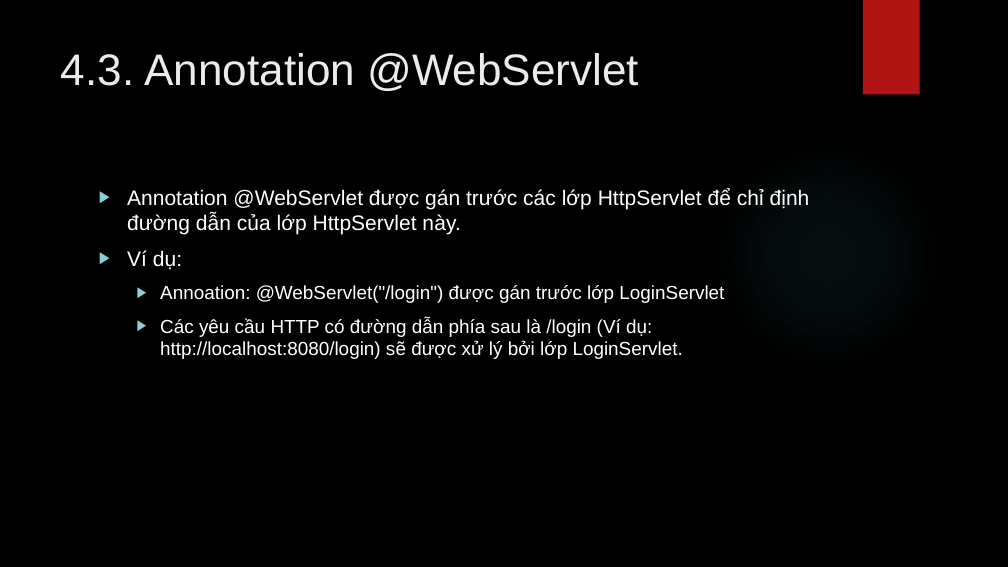
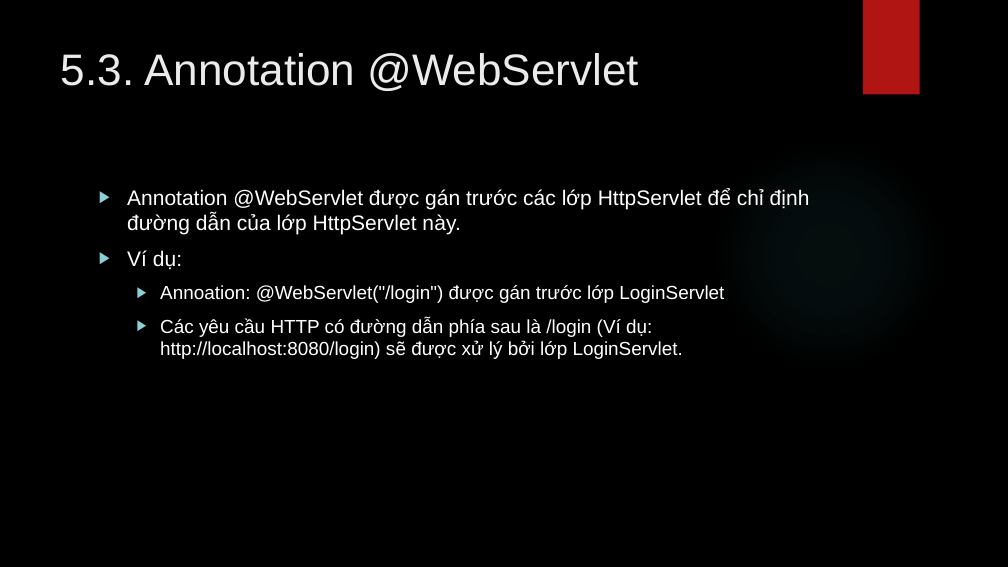
Before and after one commit to lequochai26/GDUTraining_Basic_Java_Web_Development, a slide deck: slide 19 of Slides/Day_7_1.pptx (slide 18 before the commit). Drawn at 1008x567 pixels with LibreOffice and Linux fonts; fonts in the diff are those of the drawing; background and template pictures are left out. Boxes give left, top, right and bottom in pixels: in the first picture for what was removed or moved away, otherwise in the second. Text is boxed around its words. In the diff, an @@ line names an element or a change of style, - is before the commit and + after.

```diff
--- a/Slides/Day_7_1.pptx
+++ b/Slides/Day_7_1.pptx
@@ title at (x1=61, y1=53, x2=639, y2=91): text changed @@
-4.3. Annotation @WebServlet
+5.3. Annotation @WebServlet
```
Also in this commit, not shown: 15 other slides changed, 1 slide added.
